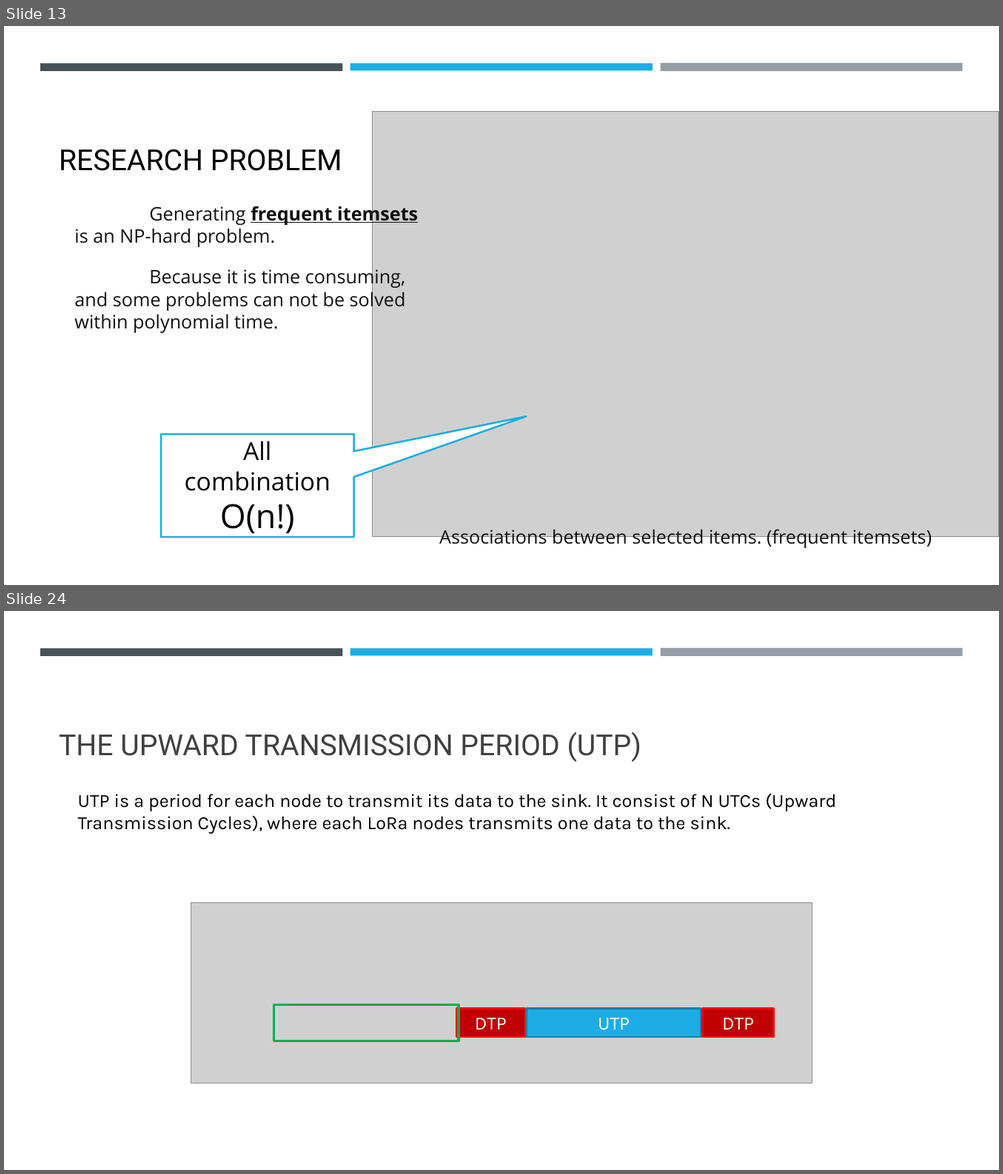
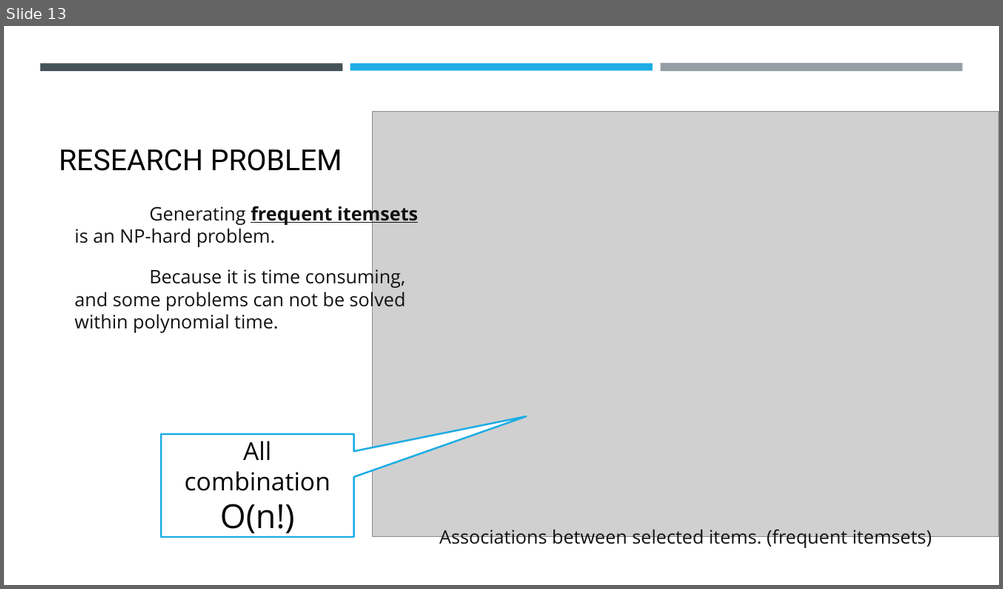
Before and after one commit to Wanarut/Review_literature, a slide deck: Impact of Genetic Algorithms Operators on Association Rules Extraction.pptx. Shown one above the other, each under a label of ours: slides 13 and 24 before the commit, slide 13 after it; the slides between them are not shown. The pictures are 1003x1174 and 1003x589 pixels, drawn with LibreOffice and Linux fonts; fonts in the diff are those of the drawing; grey boxes stand for pictures. Boxes give left, top, right and bottom in pixels: in the first picture for what was removed or moved away, otherwise in the second. Text is boxed around its words. In the diff, an @@ line names an element or a change of style, - is before the commit and + after.

```diff
--- a/Impact of Genetic Algorithms Operators on Association Rules Extraction.pptx
+++ b/Impact of Genetic Algorithms Operators on Association Rules Extraction.pptx
@@ slide 24 removed at [4,611,999,1170], background #FFFFFF; not listed: 3 template elements that a slide beside it also shows @@
@@ title removed at [59,732,641,762] @@
-THE UPWARD TRANSMISSION PERIOD (UTP)
@@ text removed at [78,794,836,834] @@
-UTP is a period for each node to transmit its data to the sink. It consist of N UTCs (Upward Transmission Cycles), where each LoRa nodes transmits one data to the sink.
@@ picture removed at [191,903,812,1083] @@
@@ rectangle removed at [273,1005,458,1041] @@
@@ rectangle removed at [456,1008,525,1037] @@
-DTP
@@ rectangle removed at [526,1008,701,1037] @@
-UTP
@@ rectangle removed at [703,1008,774,1037] @@
-DTP
```
Also in this commit, not shown: 5 slides changed, 37 slides added, 42 other slides removed.
